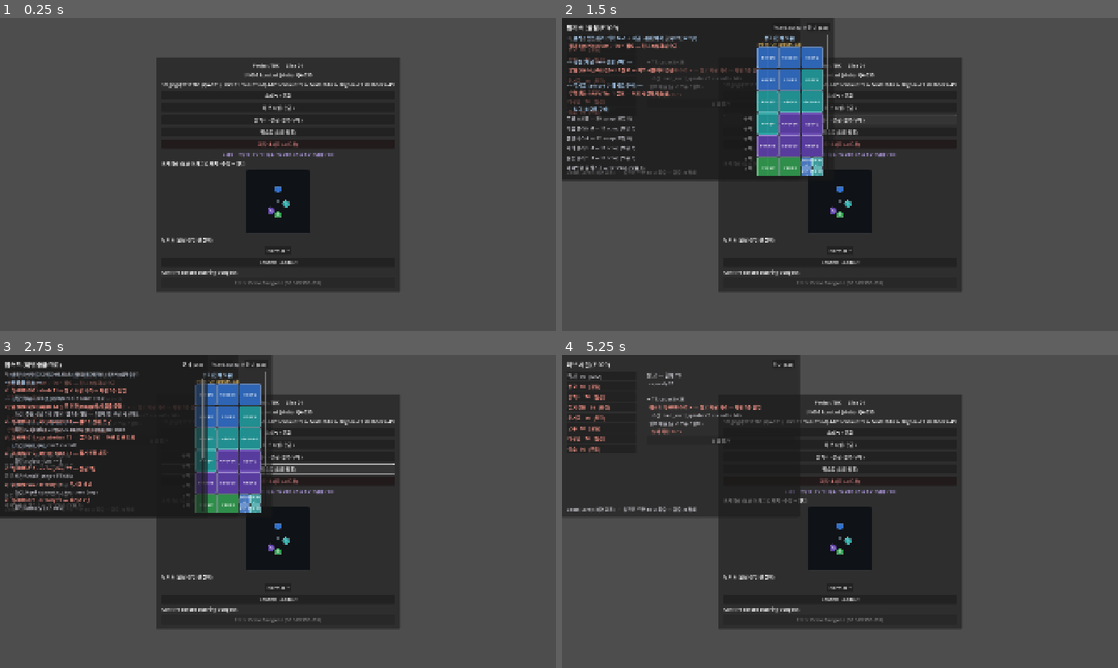
Above: before the commit, frames 1-4 (two rows, left to right).
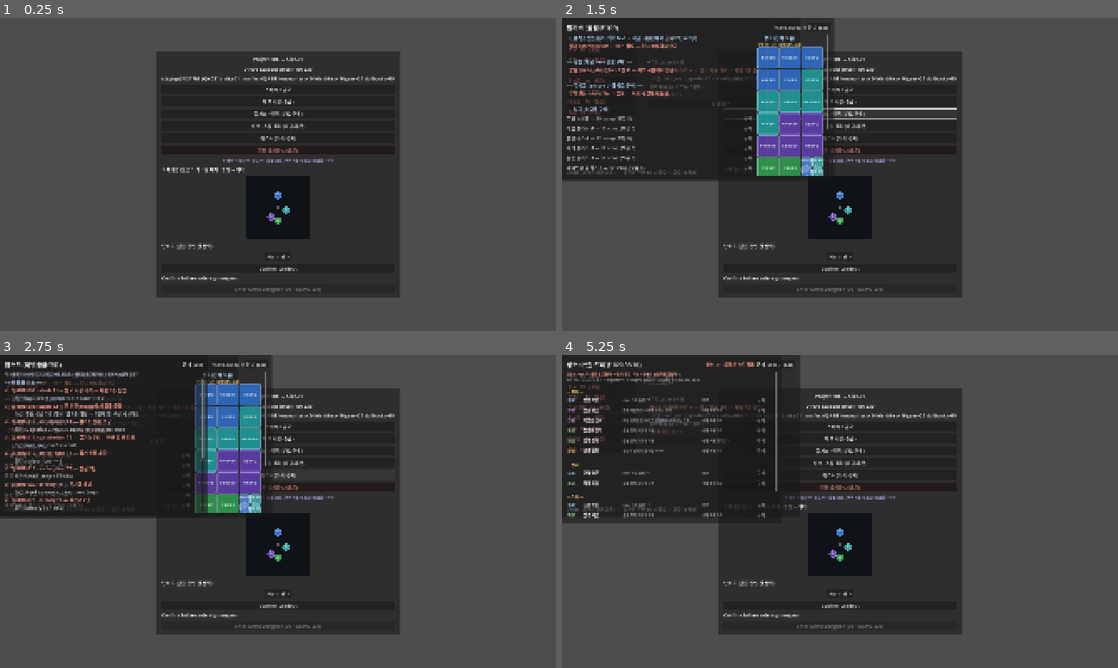
Above: after the commit, the same moments.

Repository: haepari1019/project_tdc_game
Game: Godot game, scene res://scenes/main.tscn
The game is run twice, just before and just after one commit, with the same random seed, the same clock (stepped at 60 frames per second) and the same inputs.
Inputs (mouse positions are in pixels of both pictures, inside the frame that each line leads up to):
- Up to frame 1 (0.25 s): no input
- Up to frame 2 (1.5 s): click "허브 시설 (승급)" at 0.5 s; click "필기소 · 상점 (분석/구매)" at 1.25 s
- Up to frame 3 (2.75 s): click "퀘스트 (의뢰 목록)" at 2 s
- Up to frame 4 (5.25 s): click (840, 461) at 2.75 s, where only the run after the commit has a clickable "성소 · 스킬 트리 (해금/운용)"; click "닫기 (Esc)" at 3.5 s; click "닫기 (Esc)" at 4.25 s; click "닫기 (Esc)" at 5 s

The runs differ from the first frame. In frame 1, 5.4% of the frame differs, in the area x 28-72%, y 10-90%; in frame 2, 4.2%; in frame 3, 4.3%; in frame 4, 8.3%, in the area x 0-72%, y 2-90%.

Commit message:
feat(M3): 스킬 트리 — 노드 4종 + 성소 패널(doctrine 구매 경로) (DRIFT-150)
F-020 §3.10 / F-029 chapel. 구 분석 의뢰(N=3)의 후임 — F-009 §3.9.4가
"분석 UI 제거, 노드 클릭 = 해금"으로 못박았다.

① 노드 4종 — Slot(슬롯+1) · Unlock(AB 모딩·구매 허용) · Upgrade(행동 발전) ·
  Doctrine(파티 운용). Passive 노드는 없다 — CS-1에서 폐기되고 Doctrine이 대체.

② 해금 상태를 HubProfile에 — 별도 오토로드를 안 만들었다. 트리가 대체하는
  shop_listing_unlocked, sink인 금고, 게이트인 chapel Tier가 전부 거기 있다.
  후임을 전임 옆에 두면 한 곳만 보면 된다. is_shop_unlocked는 트리 우선 +
  구 분석 폴백으로 합쳤다(M5까지 공존).

③ 참조 무결성을 로드에서 abort — 노드가 가리키는 AB/doctrine/선행이 없으면
  눌리지 않는 버튼이 생긴다(조용한 실패). 선행 검사는 전부 적재 후 실행.

🐞 ④ 플테 플래그가 게이트를 무력화하고 있었다
  PLAYTEST_TREE_ALL_UNLOCKED를 const로 두니 is_node_unlocked가 항상 true라
  스모크가 트리 로직을 안 타고 전부 통과했다 — 게이트가 아무것도 증명하지
  못하는 상태. var로 바꿔 스모크가 끄고 재게 했다.
  통과하는 게이트보다 무의미한 게이트가 더 위험하다 — 있으면 검증됐다고 믿는다.

⑤ hub_tree_panel 신설 — CS-2 잔여 해소. doctrine을 살 유일한 경로라 이게
  없으면 F-030이 코드에만 있고 게임엔 없다. 구매(재료 차감)와 활성(Identity당
  1개·재배치 자유·환불 없음)을 분리 노출하고 거부 사유를 말로 돌려준다.

기본값(플래그): U6 트리 단위 = 클래스별 · U7 가격 = placeholder. 전부 tuning.
소비처 미배선: Slot → gear_skill_slot_count는 M4.

ci_smoke.sh 12/12 PASS.

Co-Authored-By: Claude Opus 5 (1M context) <noreply@anthropic.com>

Diff:
--- a/data/slice01/id_registry.json
+++ b/data/slice01/id_registry.json
@@ -280,6 +280,21 @@
     "DOC-TNK-02"
   ],
   "_note_doctrine": "F-030 파티 운용 doctrine(DEC-20260813-004) — Identity당 2개·활성 최대 1개. Tank 파일럿만 저작(확장은 QA-032 게이트 통과 후, F-030 OQ-4). 카탈로그 = doctrines.json.",
+  "tree_node_ids": [
+    "TREE-TNK-ROOT",
+    "TREE-DPS-ROOT",
+    "TREE-NUK-ROOT",
+    "TREE-HEA-ROOT",
+    "TREE-TNK-DOC1",
+    "TREE-TNK-DOC2",
+    "TREE-TNK-U1",
+    "TREE-TNK-U2",
+    "TREE-DPS-U1",
+    "TREE-NUK-U1",
+    "TREE-HEA-U1",
+    "TREE-TNK-UP1"
+  ],
+  "_note_tree": "F-020 §3.10 스킬 트리(Phase 4b) — 분석 N=3 해금을 **트리 노드 클릭**으로 교체. 노드 4종(Unlock/Upgrade/Slot/Doctrine); `Passive` 노드는 CS-1에서 폐기. 카탈로그 = skill_tree.json.",
   "blueprint_ids": [
     "DBP-DEMO-001"
   ],
--- /dev/null
+++ b/data/slice01/skill_tree.json
@@ -0,0 +1,43 @@
+{
+  "_ref": "spec F-020 §3.10 (스킬 트리 — Phase 4b) · F-029 `chapel` Tier · I-007 §14.5. **분석 의뢰 N=3 → 트리 노드 클릭 = 해금**으로 교체(F-009 §3.9.4 — 분석 UI 제거). 소비 = 금고 재료(`haul_*`) · (선택) `ward_scrap`.",
+
+  "_note_types": "노드 4종(F-020 §3.10). **`Passive` 노드는 없다** — CS-1(DEC-20260813-003)에서 Passive 슬롯이 폐기되고 그 자리를 `Doctrine`이 받았다.\n  · `Unlock`   — `base_ability_id` 모딩·상점 구매 허용(구 분석 N=3 대체)\n  · `Upgrade`  — 같은 AB의 **행동 발전**(ROLE-001 OPENER→PAYOFF). stat 증폭은 트리가 아니라 **참**이다\n  · `Slot`     — `gear_skill_slot_count` +1 (`smithy` 연동, 소비는 M4)\n  · `Doctrine` — 파티 운용 doctrine 구매(F-030). 구매 이력은 `DoctrineProfile`이 소유",
+
+  "_note_unit": "트리 단위 = **클래스별**(`F-029` chapel 「클래스당 트리 루트」). `F-030` OQ-5(교차 doctrine 별도 노드)는 Deferred라 클래스 안에서만 갈린다. **U6 기본값 — 플래그**.",
+  "_note_cost": "비용은 **placeholder**(U7 · `F-030` OQ-1 · `F-029` 수치 `D-###` 미작성). 금고 재료를 sink로 쓰되 곡선은 플테 후. 전부 tuning.",
+  "_note_playtest": "플테 프로필은 **전 노드 해금 상태로 시드**한다(D4 「전 카탈로그 개방」의 트리판) — 교정한 스킬에 손이 닿아야 한다. `HubProfile.PLAYTEST_TREE_ALL_UNLOCKED`.",
+
+  "node_types": ["Unlock", "Upgrade", "Slot", "Doctrine"],
+
+  "nodes": [
+    { "node_id": "TREE-TNK-ROOT", "class_id": "Tank",   "type": "Slot",     "display_name": "전선 숙련",   "cost": {}, "grants_slot": 1,
+      "desc": "gear 스킬 슬롯 +1", "_ref": "F-020 §3.10 Slot · smithy 연동(소비는 M4)" },
+    { "node_id": "TREE-DPS-ROOT", "class_id": "DPS",    "type": "Slot",     "display_name": "연격 숙련",   "cost": {}, "grants_slot": 1, "desc": "gear 스킬 슬롯 +1" },
+    { "node_id": "TREE-NUK-ROOT", "class_id": "Nuker",  "type": "Slot",     "display_name": "조준 숙련",   "cost": {}, "grants_slot": 1, "desc": "gear 스킬 슬롯 +1" },
+    { "node_id": "TREE-HEA-ROOT", "class_id": "Healer", "type": "Slot",     "display_name": "치유 숙련",   "cost": {}, "grants_slot": 1, "desc": "gear 스킬 슬롯 +1" },
+
+    { "node_id": "TREE-TNK-DOC1", "class_id": "Tank",   "type": "Doctrine", "display_name": "전열 위임",   "doctrine_id": "DOC-TNK-01",
+      "prerequisite": "TREE-TNK-ROOT", "cost": { "haul_ward_splinter": 4 },
+      "desc": "짧게 개입하고 AI에게 넘기는 운용" },
+    { "node_id": "TREE-TNK-DOC2", "class_id": "Tank",   "type": "Doctrine", "display_name": "최전선 고수", "doctrine_id": "DOC-TNK-02",
+      "prerequisite": "TREE-TNK-ROOT", "cost": { "haul_ward_splinter": 4 },
+      "desc": "직접 조작으로 버티고, 복귀해서 터뜨리는 운용" },
+
+    { "node_id": "TREE-TNK-U1",   "class_id": "Tank",   "type": "Unlock",   "display_name": "전방위 방벽", "base_ability_id": "AB-033",
+      "prerequisite": "TREE-TNK-ROOT", "cost": { "haul_ward_splinter": 2 }, "desc": "슬롯 장착·재구매 허용" },
+    { "node_id": "TREE-TNK-U2",   "class_id": "Tank",   "type": "Unlock",   "display_name": "성벽 강타",   "base_ability_id": "AB-034",
+      "prerequisite": "TREE-TNK-U1",   "cost": { "haul_ward_splinter": 3 }, "desc": "슬롯 장착·재구매 허용" },
+    { "node_id": "TREE-DPS-U1",   "class_id": "DPS",    "type": "Unlock",   "display_name": "작열 폭발",   "base_ability_id": "AB-053",
+      "prerequisite": "TREE-DPS-ROOT", "cost": { "haul_ward_splinter": 2 }, "desc": "슬롯 장착·재구매 허용" },
+    { "node_id": "TREE-NUK-U1",   "class_id": "Nuker",  "type": "Unlock",   "display_name": "전격 제압",   "base_ability_id": "AB-030",
+      "prerequisite": "TREE-NUK-ROOT", "cost": { "haul_ward_splinter": 2 }, "desc": "슬롯 장착·재구매 허용" },
+    { "node_id": "TREE-HEA-U1",   "class_id": "Healer", "type": "Unlock",   "display_name": "침묵 결계",   "base_ability_id": "AB-044",
+      "prerequisite": "TREE-HEA-ROOT", "cost": { "haul_ward_splinter": 2 }, "desc": "슬롯 장착·재구매 허용" },
+
+    { "node_id": "TREE-TNK-UP1",  "class_id": "Tank",   "type": "Upgrade",  "display_name": "방벽 심화",   "base_ability_id": "AB-033",
+      "prerequisite": "TREE-TNK-U1", "cost": { "haul_ward_splinter": 5 },
+      "param_override": { "shield": 1.25 },
+      "desc": "전방위 방벽의 흡수량 +25%",
+      "_ref": "F-020 §3.10 Upgrade = **행동 발전**(ROLE-001). 여기선 흡수 상한을 올려 「버티는 창」을 늘린다 — stat 증폭이 아니라 그 스킬의 역할을 깊게 하는 축. 수치는 placeholder." }
+  ]
+}
--- a/scripts/autoload/hub_profile.gd
+++ b/scripts/autoload/hub_profile.gd
@@ -27,6 +27,15 @@
 var party_wiped: int = 0               # 누적 전멸 횟수 (데모 이벤트 퀘스트: 성소 복구 대용)
 var analysis_progress: Dictionary = {} # baseAbilityId -> 분석 의뢰 누적 횟수 (Safe meta, F-009 §3.5)
 var shop_listing_unlocked: Dictionary = {}  # baseAbilityId -> bool (progress >= ANALYSIS_REQUIRED)
+## F-020 §3.10 스킬 트리 — 해금한 노드 id. **구 분석(N=3)의 후임**이라 같은 자리에 둔다:
+## sink(금고 재료)·게이트(chapel Tier)·해금 상태가 전부 여기 모여 있어야 한 곳만 보면 된다.
+## 분석 경로는 M5(F-009 폐기)에서 걷어낸다 — 그때까지 **두 경로가 공존**하되 트리가 우선한다.
+var tree_unlocked: Dictionary = {}   # node_id -> true
+## 플테 — 트리 전 노드 해금(D4 「전 카탈로그 개방」의 트리판). 교정한 스킬에 손이 닿아야 한다.
+## 끄면 chapel 승급 → 재료 소비 → 노드 구매의 실제 곡선이 살아난다. ref: DRIFT-150.
+## **const가 아니라 var다** — 켜 두면 `is_node_unlocked`가 항상 true라 게이트가 **트리 로직을 안 타고
+## 통과해 버린다**(헛된 확신). 스모크가 false로 내려 실제 해금 파생을 검증한다.
+var PLAYTEST_TREE_ALL_UNLOCKED: bool = true
 var ward_scrap: int = 0                # 상점 통화 (D-018 §7.1 placeholder); 추출 성공 시 획득
 var persist: bool = true               # false면 디스크 저장/로드 skip (테스트 인스턴스용 — 실 save 미오염)
 var _q_dirty: bool = false
@@ -57,6 +66,7 @@
 		"hard_cleared": hard_cleared,
 		"analysis_progress": analysis_progress,
 		"shop_listing_unlocked": shop_listing_unlocked,
+		"tree_unlocked": tree_unlocked,
 		"ward_scrap": ward_scrap,
 		"extraction_success": extraction_success,
 		"party_wiped": party_wiped,
@@ -81,6 +91,7 @@
 	hard_cleared = bool(d.get("hard_cleared", false))
 	analysis_progress = d.get("analysis_progress", {})
 	shop_listing_unlocked = d.get("shop_listing_unlocked", {})
+	tree_unlocked = d.get("tree_unlocked", {})
 	ward_scrap = int(d.get("ward_scrap", 0))
 	extraction_success = int(d.get("extraction_success", 0))
 	party_wiped = int(d.get("party_wiped", 0))
@@ -95,6 +106,7 @@
 	hard_cleared = false
 	analysis_progress = {}
 	shop_listing_unlocked = {}
+	tree_unlocked = {}
 	ward_scrap = 0
 	extraction_success = 0
 	party_wiped = 0
@@ -310,8 +322,86 @@
 	return int(analysis_progress.get(base_id, 0))
 
 
+## 이 AB를 슬롯에 끼우거나 상점에서 살 수 있는가. **트리 해금이 정본**이고(F-020 §3.10), 구 분석
+## 경로는 M5까지 남는 폴백이다 — 둘 중 하나만 열려도 허용(마이그레이션 중 잠기는 걸 막는다).
 func is_shop_unlocked(base_id: String) -> bool:
-	return bool(shop_listing_unlocked.get(base_id, false))
+	return is_ability_unlocked(base_id) or bool(shop_listing_unlocked.get(base_id, false))
+
+
+# --- F-020 §3.10 스킬 트리 -----------------------------------------------------
+
+func is_node_unlocked(node_id: String) -> bool:
+	return PLAYTEST_TREE_ALL_UNLOCKED or bool(tree_unlocked.get(node_id, false))
+
+
+## 트리로 이 AB가 열렸는가 — `Unlock` 노드가 가리키는 `base_ability_id`.
+func is_ability_unlocked(base_id: String) -> bool:
+	if base_id == "":
+		return false
+	for row in Slice01Data.get_tree_nodes():
+		if String(row.get("type", "")) == "Unlock" and String(row.get("base_ability_id", "")) == base_id:
+			if is_node_unlocked(String(row.get("node_id", ""))):
+				return true
+	return false
+
+
+## 트리로 확보한 추가 gear 슬롯 수(`Slot` 노드 합). M4의 `gear_skill_slot_count`가 소비한다.
+func tree_slot_bonus(class_id: String) -> int:
+	var n := 0
+	for row in Slice01Data.get_tree_nodes():
+		if String(row.get("type", "")) == "Slot" and String(row.get("class_id", "")) == class_id 				and is_node_unlocked(String(row.get("node_id", ""))):
+			n += int(row.get("grants_slot", 0))
+	return n
+
+
+## 이 AB에 걸린 `Upgrade` 파라미터 배율 합성({} = 없음). 행동 발전은 AB 소비처가 해석한다.
+func ability_upgrades(base_id: String) -> Dictionary:
+	var out: Dictionary = {}
+	for row in Slice01Data.get_tree_nodes():
+		if String(row.get("type", "")) != "Upgrade" or String(row.get("base_ability_id", "")) != base_id:
+			continue
+		if not is_node_unlocked(String(row.get("node_id", ""))):
+			continue
+		for k in (row.get("param_override", {}) as Dictionary):
+			out[k] = float(out.get(k, 1.0)) * float(row["param_override"][k])
+	return out
+
+
+## 노드 구매 가능 판정 — chapel 게이트 · 선행 노드 · 금고 재료. {ok} 또는 {ok:false, reason}.
+func tree_check(node_id: String) -> Dictionary:
+	var row: Dictionary = Slice01Data.get_tree_node(node_id)
+	if row.is_empty():
+		return {"ok": false, "reason": "unknown"}
+	if bool(tree_unlocked.get(node_id, false)):
+		return {"ok": false, "reason": "already"}
+	if facility_tier("chapel") < 1:
+		return {"ok": false, "reason": "facility"}   # F-029 — chapel T0 = 트리 Locked
+	var pre := String(row.get("prerequisite", ""))
+	if pre != "" and not bool(tree_unlocked.get(pre, false)):
+		return {"ok": false, "reason": "prereq"}
+	for mat in (row.get("cost", {}) as Dictionary):
+		if vault_count(String(mat)) < int(row["cost"][mat]):
+			return {"ok": false, "reason": "haul"}
+	return {"ok": true}
+
+
+## 노드 구매 — 재료를 **금고에서** 뺀다(sink 경쟁, I-007 §14.6). `Doctrine` 노드는 구매 이력을
+## `DoctrineProfile`이 소유하므로 그쪽에도 남긴다. **환불 없음**(F-030 §3.2).
+func tree_buy(node_id: String) -> Dictionary:
+	var chk := tree_check(node_id)
+	if not bool(chk.get("ok", false)):
+		return chk
+	var row: Dictionary = Slice01Data.get_tree_node(node_id)
+	for mat in (row.get("cost", {}) as Dictionary):
+		remove_haul(String(mat), int(row["cost"][mat]))
+	tree_unlocked[node_id] = true
+	if String(row.get("type", "")) == "Doctrine":
+		var dp := get_node_or_null("/root/DoctrineProfile")
+		if dp != null:
+			dp.mark_purchased(String(row.get("doctrine_id", "")))
+	save_profile()
+	economy_changed.emit()
+	return {"ok": true}
 
 
 func scrap() -> int:
--- a/scripts/autoload/slice01_data.gd
+++ b/scripts/autoload/slice01_data.gd
@@ -25,6 +25,7 @@
 const MANASTONES_PATH := SLICE01_DIR + "manastones.json"         # F-009 §3.8 마석 — 슬롯 스킬 시전 소모
 const CHARMS_PATH := SLICE01_DIR + "charms.json"                 # F-010 §3.11 참 — 인벤 점유 stat 오오라
 const DOCTRINES_PATH := SLICE01_DIR + "doctrines.json"           # F-030 / D-021 파티 운용 doctrine
+const SKILL_TREE_PATH := SLICE01_DIR + "skill_tree.json"         # F-020 §3.10 스킬 트리(해금·업그레이드·슬롯·doctrine)
 
 var _loaded: bool = false
 var _manifest: Dictionary = {}
@@ -60,6 +61,8 @@
 var _charm_doc: Dictionary = {}       # 문서 전체(starter_grant)
 var _doctrines: Dictionary = {}       # doctrineId -> row (F-030 / D-021)
 var _doctrine_doc: Dictionary = {}    # 문서 전체(control_contexts / payoff_kinds enum)
+var _tree: Dictionary = {}            # nodeId -> row (F-020 §3.10)
+var _tree_doc: Dictionary = {}        # 문서 전체(node_types enum)
 var _haul_drops: Dictionary = {}      # encounterId -> [{haul, qty, chance}] (HUB-COR-000 §3)
 
 
@@ -376,6 +379,24 @@
 	return _doctrines.get(id, {})
 
 
+# --- 스킬 트리 (F-020 §3.10) --------------------------------------------------
+
+func get_tree_node(id: String) -> Dictionary:
+	return _tree.get(id, {})
+
+
+func get_tree_nodes() -> Array:
+	return _tree.values()
+
+
+func tree_nodes_for_class(class_id: String) -> Array:
+	var out: Array = []
+	for row in _tree.values():
+		if String(row.get("class_id", "")) == class_id:
+			out.append(row)
+	return out
+
+
 func get_doctrine_rows() -> Array:
 	return _doctrines.values()
 
@@ -479,6 +500,7 @@
 	var manastones_doc := _read_json_dict(MANASTONES_PATH, "manastones", errors)
 	var charms_doc := _read_json_dict(CHARMS_PATH, "charms", errors)
 	var doctrines_doc := _read_json_dict(DOCTRINES_PATH, "doctrines", errors)
+	var tree_doc := _read_json_dict(SKILL_TREE_PATH, "skill_tree", errors)
 	_display = _read_json_dict(DISPLAY_NAMES_PATH, "display_names", errors)   # UI 라벨(검증 없음 — gameplay 아님)
 
 	if errors.is_empty():
@@ -490,6 +512,7 @@
 		_parse_manastones(manastones_doc, errors)
 		_parse_charms(charms_doc, errors)
 		_parse_doctrines(doctrines_doc, errors)
+		_parse_tree(tree_doc, errors)
 		_parse_enemy_basics(enemy_basics_doc, errors)
 		_parse_patterns(patterns_doc, errors)
 		_parse_enemies(enemies_doc, errors)
@@ -698,6 +721,42 @@
 
 ## Hub (F-029/D-029): 시설 Tier 표 · 승급 퀘스트 · haul 카탈로그. ID는 id_registry로 검증;
 ## 시설 Tier 행의 quest/haul 참조도 등록 ID인지 검증(armory catalog gear는 GEAR-COR-000 후속이라 미검증).
+## 스킬 트리 — id_registry 1:1 + **참조 무결성**. 노드가 가리키는 AB·doctrine·선행 노드가 실재하지
+## 않으면 트리에 **눌리지 않는 버튼**이 생긴다(= 조용한 실패). 이 레포가 세 번 당한 유형이라 로드에서 막는다.
+func _parse_tree(doc: Dictionary, errors: Array[String]) -> void:
+	_tree.clear()
+	_tree_doc = doc
+	var allowed: Array = _registry_list("tree_node_ids")
+	var types: Array = doc.get("node_types", [])
+	var seen: Array = []
+	for row in doc.get("nodes", []):
+		if typeof(row) != TYPE_DICTIONARY:
+			continue
+		var nid := String(row.get("node_id", ""))
+		IdValidate.require_id(nid, allowed, "tree_node_id", errors)
+		var ty := String(row.get("type", ""))
+		if not types.has(ty):
+			errors.append("skill_tree.json %s: type '%s' 미정의 (%s)" % [nid, ty, str(types)])
+		match ty:
+			"Unlock", "Upgrade":
+				var ab := String(row.get("base_ability_id", ""))
+				if get_skillbook_master(ab).is_empty():
+					errors.append("skill_tree.json %s: base_ability_id '%s' 카탈로그 부재" % [nid, ab])
+			"Doctrine":
+				if not _doctrines.has(String(row.get("doctrine_id", ""))):
+					errors.append("skill_tree.json %s: doctrine_id '%s' 부재" % [nid, row.get("doctrine_id", "")])
+			"Slot":
+				if int(row.get("grants_slot", 0)) <= 0:
+					errors.append("skill_tree.json %s: Slot 노드인데 grants_slot 없음" % nid)
+		_tree[nid] = row
+		seen.append(nid)
+	# 선행 노드는 **전부 적재된 뒤** 검사한다(정의 순서에 의존하지 않게).
+	for nid2 in _tree:
+		var pre := String((_tree[nid2] as Dictionary).get("prerequisite", ""))
+		if pre != "" and not seen.has(pre):
+			errors.append("skill_tree.json %s: prerequisite '%s' 부재" % [nid2, pre])
+
+
 ## doctrine 카탈로그 — id_registry `doctrine_ids` 1:1 + **D-021 §6 하드 제약 검증**.
 ## 스펙이 "검증기로 걸 것"이라 명시한 제약들이라 **로드 시 abort**로 강제한다 — 저작 실수가
 ## 런타임까지 살아 나가면 doctrine이 조용히 안 걸리거나(icd 누락) 대전제를 깬다(controlContext 누출).
--- a/scripts/main.gd
+++ b/scripts/main.gd
@@ -13,6 +13,7 @@
 const HubFacilitiesPanel := preload("res://scripts/ui/hub_facilities_panel.gd")  # UI-029 시설 승급
 const HubEconomyPanel := preload("res://scripts/ui/hub_economy_panel.gd")        # F-009 분석·상점
 const HubQuestPanel := preload("res://scripts/ui/hub_quest_panel.gd")            # F-029 §3.3 퀘스트 로그
+const HubTreePanel := preload("res://scripts/ui/hub_tree_panel.gd")              # F-020 §3.10 스킬 트리(성소)
 
 @onready var _status: Label = $Panel/Margin/VBox/Status
 @onready var _loadout: VBoxContainer = $Panel/Margin/VBox/LoadoutStub
@@ -90,6 +91,15 @@
 	economy_panel.closed.connect(func() -> void: _stash_src.items = _build_stash_items())
 	$Panel/Margin/VBox.add_child(economy_btn)
 	$Panel/Margin/VBox.move_child(economy_btn, _loadout.get_index())
+	# F-020 §3.10 성소 스킬 트리 — 해금/발전/슬롯/**doctrine 구매**. 구 분석 의뢰 UI의 후임.
+	# doctrine을 살 수 있는 **유일한 경로**라 이게 없으면 F-030이 코드에만 있고 게임엔 없다.
+	var tree_panel := HubTreePanel.new()
+	add_child(tree_panel)
+	var tree_btn := Button.new()
+	tree_btn.text = "성소 · 스킬 트리 (해금/운용)"
+	tree_btn.pressed.connect(tree_panel.open_panel)
+	$Panel/Margin/VBox.add_child(tree_btn)
+	$Panel/Margin/VBox.move_child(tree_btn, _loadout.get_index())
 	# F-029 §3.3 퀘스트 로그 — 승급 의뢰 전체 + 완료 조건 확인. 풀스크린 오버레이.
 	var quest_panel := HubQuestPanel.new()
 	add_child(quest_panel)
--- /dev/null
+++ b/scripts/ui/hub_tree_panel.gd
@@ -0,0 +1,211 @@
+extends Control
+## F-020 §3.10 스킬 트리 패널 (`chapel` · `UI-029` 건물 패널) — **분석 의뢰 UI의 후임**.
+## 구 F-009는 「같은 책 3권 제출 → 해금」이었고(`F-009` §3.9.4에서 폐기), 이제는 **노드 클릭 = 해금**이다.
+## 소비는 금고 재료(`hubVault`) — 시설 승급과 **같은 재료를 두고 경쟁**한다(`I-007` §14.6 sink 경쟁).
+##
+## 노드 4종(`Passive`는 CS-1에서 폐기):
+##   `Slot`(gear 슬롯 +1) · `Unlock`(AB 모딩·구매 허용) · `Upgrade`(행동 발전) · `Doctrine`(파티 운용, `F-030`)
+##
+## **`Doctrine` 노드가 유일한 doctrine 구매 경로다** — 이 패널이 없으면 `DoctrineProfile`이 영원히
+## 중립이라 `F-030`이 코드에만 있고 게임엔 없는 상태가 된다(CS-2 잔여였다).
+
+const OK := Color(0.62, 1.0, 0.62)
+const BAD := Color(1.0, 0.6, 0.55)
+const DIM := Color(0.62, 0.62, 0.66)
+const ACCENT := Color(1.0, 0.81, 0.42)
+
+## 노드 유형별 색 — 트리에서 "무엇을 사는 중인가"가 한눈에 갈리게.
+const TYPE_COLOR := {
+	"Slot": Color(0.62, 0.86, 1.0), "Unlock": Color(0.70, 0.90, 0.70),
+	"Upgrade": Color(1.0, 0.85, 0.45), "Doctrine": Color(0.85, 0.70, 1.0),
+}
+const TYPE_KO := {"Slot": "슬롯", "Unlock": "해금", "Upgrade": "발전", "Doctrine": "운용"}
+
+signal closed
+
+var _body: VBoxContainer
+var _header: Label
+@onready var _hub: Node = get_node_or_null("/root/HubProfile")
+@onready var _doc: Node = get_node_or_null("/root/DoctrineProfile")
+
+
+func _ready() -> void:
+	set_anchors_preset(Control.PRESET_FULL_RECT)
+	visible = false
+	var dim := ColorRect.new()
+	dim.color = Color(0, 0, 0, 0.85)
+	dim.set_anchors_preset(Control.PRESET_FULL_RECT)
+	dim.mouse_filter = Control.MOUSE_FILTER_STOP
+	add_child(dim)
+
+	var center := CenterContainer.new()
+	center.set_anchors_preset(Control.PRESET_FULL_RECT)
+	center.mouse_filter = Control.MOUSE_FILTER_IGNORE
+	add_child(center)
+	var win := PanelContainer.new()
+	win.custom_minimum_size = Vector2(760, 580)
+	center.add_child(win)
+	var margin := MarginContainer.new()
+	for sd in ["margin_left", "margin_right", "margin_top", "margin_bottom"]:
+		margin.add_theme_constant_override(sd, 16)
+	win.add_child(margin)
+	var root := VBoxContainer.new()
+	root.add_theme_constant_override("separation", 8)
+	margin.add_child(root)
+
+	var bar := HBoxContainer.new()
+	root.add_child(bar)
+	var title := Label.new()
+	title.text = "성소 · 스킬 트리 (F-020 §3.10)"
+	title.add_theme_font_size_override("font_size", 20)
+	title.size_flags_horizontal = Control.SIZE_EXPAND_FILL
+	bar.add_child(title)
+	_header = Label.new()
+	_header.add_theme_font_size_override("font_size", 13)
+	bar.add_child(_header)
+	var close := Button.new()
+	close.text = "닫기 (Esc)"
+	close.pressed.connect(close_panel)
+	bar.add_child(close)
+
+	var scroll := ScrollContainer.new()
+	scroll.size_flags_vertical = Control.SIZE_EXPAND_FILL
+	root.add_child(scroll)
+	_body = VBoxContainer.new()
+	_body.add_theme_constant_override("separation", 3)
+	_body.size_flags_horizontal = Control.SIZE_EXPAND_FILL
+	scroll.add_child(_body)
+
+	if _hub != null and _hub.has_signal("economy_changed"):
+		_hub.economy_changed.connect(_refresh)
+
+
+func open_panel() -> void:
+	visible = true
+	_refresh()
+
+
+func close_panel() -> void:
+	visible = false
+	closed.emit()
+
+
+func _unhandled_input(event: InputEvent) -> void:
+	if visible and event.is_action_pressed("ui_cancel"):
+		close_panel()
+		get_viewport().set_input_as_handled()
+
+
+func _refresh() -> void:
+	if _body == null or _hub == null:
+		return
+	for c in _body.get_children():
+		c.queue_free()
+	var tier: int = int(_hub.facility_tier("chapel"))
+	var uncapped: bool = bool(_hub.PLAYTEST_TREE_ALL_UNLOCKED)
+	_header.text = "성소 T%d%s" % [tier, "  ·  (플테: 전 노드 해금)" if uncapped else ""]
+	_header.modulate = ACCENT if tier >= 1 else BAD
+	if tier < 1:
+		_line("성소(chapel)가 아직 안 열렸다 — 트리 잠김. 허브 시설에서 승급하면 열린다.", BAD)
+		_line("성소 T0 = doctrine 0 = **중립 성장**. 그 상태로도 클리어는 성립해야 한다(QA-032 §2.1).", DIM)
+	for cls in ["Tank", "DPS", "Nuker", "Healer"]:
+		var rows: Array = Slice01Data.tree_nodes_for_class(cls)
+		if rows.is_empty():
+			continue
+		_line("\n── %s ──" % Slice01Data.get_role_label(cls), ACCENT)
+		for row in rows:
+			_node_row(row, cls)
+
+
+func _node_row(row: Dictionary, cls: String) -> void:
+	var nid := String(row.get("node_id", ""))
+	var ty := String(row.get("type", ""))
+	var bought: bool = bool(_hub.tree_unlocked.get(nid, false))
+	var chk: Dictionary = _hub.tree_check(nid)
+	var hb := HBoxContainer.new()
+	hb.add_theme_constant_override("separation", 6)
+	_body.add_child(hb)
+
+	var tag := Label.new()
+	tag.text = "[%s]" % TYPE_KO.get(ty, ty)
+	tag.custom_minimum_size = Vector2(52, 0)
+	tag.modulate = TYPE_COLOR.get(ty, DIM)
+	tag.add_theme_font_size_override("font_size", 12)
+	hb.add_child(tag)
+
+	var name_l := Label.new()
+	name_l.text = String(row.get("display_name", nid))
+	name_l.custom_minimum_size = Vector2(130, 0)
+	name_l.add_theme_font_size_override("font_size", 13)
+	hb.add_child(name_l)
+
+	var desc := Label.new()
+	desc.text = String(row.get("desc", ""))
+	desc.size_flags_horizontal = Control.SIZE_EXPAND_FILL
+	desc.modulate = DIM
+	desc.add_theme_font_size_override("font_size", 12)
+	hb.add_child(desc)
+
+	var cost_l := Label.new()
+	cost_l.text = _cost_text(row.get("cost", {}))
+	cost_l.custom_minimum_size = Vector2(150, 0)
+	cost_l.add_theme_font_size_override("font_size", 12)
+	cost_l.modulate = OK if bool(chk.get("ok", false)) else DIM
+	hb.add_child(cost_l)
+
+	if bought:
+		var got := Label.new()
+		got.text = "✔ 해금"
+		got.custom_minimum_size = Vector2(96, 0)
+		got.modulate = OK
+		hb.add_child(got)
+		# Doctrine 노드는 구매만으로 끝이 아니다 — **활성은 별도**(Identity당 1개, 재배치 자유·환불 없음).
+		if ty == "Doctrine" and _doc != null:
+			var did := String(row.get("doctrine_id", ""))
+			var on: bool = String(_doc.active.get(cls, "")) == did
+			var act := Button.new()
+			act.text = "활성 해제" if on else "활성"
+			act.modulate = ACCENT if on else Color(1, 1, 1)
+			act.pressed.connect(func() -> void:
+				_doc.set_active(cls, "" if on else did)
+				_refresh())
+			hb.add_child(act)
+	else:
+		var buy := Button.new()
+		buy.text = "구매"
+		buy.custom_minimum_size = Vector2(96, 0)
+		buy.disabled = not bool(chk.get("ok", false))
+		buy.tooltip_text = _reason_text(String(chk.get("reason", "")))
+		buy.pressed.connect(func() -> void:
+			_hub.tree_buy(nid)
+			_refresh())
+		hb.add_child(buy)
+
+
+func _cost_text(cost: Dictionary) -> String:
+	if cost.is_empty():
+		return "무료"
+	var parts: Array = []
+	for m in cost:
+		var have: int = int(_hub.vault_count(String(m)))
+		var need := int(cost[m])
+		parts.append("%s %d/%d" % [Slice01Data.get_haul_material(String(m)).get("display", m), have, need])
+	return " · ".join(parts)
+
+
+## 거부 사유를 **말로** 돌려준다 — 비활성 버튼만 있고 이유가 없으면 "왜 못 사지"가 남는다.
+func _reason_text(reason: String) -> String:
+	match reason:
+		"facility": return "성소(chapel) T1 필요 — 허브 시설에서 승급"
+		"prereq":   return "선행 노드를 먼저 해금해야 한다"
+		"haul":     return "금고 재료 부족 — 런에서 회수해 입금"
+		"already":  return "이미 해금됨 (환불 없음 — F-030 §3.2)"
+		_:          return ""
+
+
+func _line(text: String, col: Color) -> void:
+	var l := Label.new()
+	l.text = text
+	l.modulate = col
+	l.add_theme_font_size_override("font_size", 12)
+	_body.add_child(l)
--- a/tools/hub_smoke.gd
+++ b/tools/hub_smoke.gd
@@ -310,6 +310,46 @@
 	_expect(not OS_.MOVE_MULT.has("Taunted") and not OS_.ATK_MULT.has("Taunted"),
 		"Taunted — 이동·공속 미개입(어그로는 threat/floor 소관)")
 
+	# ②g 스킬 트리 (M3 · F-020 §3.10) — 게이트·선행·재료·해금 파생.
+	# 참조 무결성(노드→AB/doctrine/선행)은 Slice01Data 로드가 이미 abort시킨다(여기 왔다 = 통과).
+	_expect(sd.get_tree_nodes().size() >= 10, "트리 카탈로그 %d노드" % sd.get_tree_nodes().size())
+	_expect(sd.tree_nodes_for_class("Tank").size() >= 4, "클래스별 트리 — Tank 노드 존재(U6 클래스 단위)")
+	var hp2 = load("res://scripts/autoload/hub_profile.gd").new()
+	hp2.persist = false
+	for f2 in hp2.FACILITY_IDS:
+		hp2.facilities[f2] = 0
+	hp2.tree_unlocked = {}
+	_expect(String(hp2.tree_check("TREE-TNK-DOC1").get("reason", "")) == "facility", "트리 — chapel T0 잠김(F-029)")
+	hp2.facilities["chapel"] = 1
+	_expect(String(hp2.tree_check("TREE-TNK-DOC1").get("reason", "")) == "prereq", "트리 — 선행 노드 미해금 차단")
+	_expect(bool(hp2.tree_check("TREE-TNK-ROOT").get("ok", false)), "트리 — 루트는 무비용 즉시 가능")
+	_expect(bool(hp2.tree_buy("TREE-TNK-ROOT").get("ok", false)), "루트 구매")
+	_expect(String(hp2.tree_check("TREE-TNK-DOC1").get("reason", "")) == "haul", "트리 — 재료 부족 차단")
+	hp2.add_haul("haul_ward_splinter", 4)
+	_expect(bool(hp2.tree_buy("TREE-TNK-DOC1").get("ok", false)), "재료 충족 → doctrine 노드 구매")
+	_expect(hp2.vault_count("haul_ward_splinter") == 0, "구매 시 금고 재료 차감(sink)")
+	_expect(String(hp2.tree_check("TREE-TNK-DOC1").get("reason", "")) == "already", "재구매 차단(환불 없음)")
+	# 파생 — Slot 보너스 · Unlock → AB 해금 · Upgrade 배율.
+	# ⚠️ 플테 플래그를 **끄고** 잰다 — 켜 두면 is_node_unlocked가 항상 true라 트리 로직을 안 타고
+	# 전부 통과한다(게이트가 아무것도 증명하지 못한다).
+	hp2.PLAYTEST_TREE_ALL_UNLOCKED = false
+	_expect(not hp2.is_ability_unlocked("AB-033"), "미해금 AB는 잠김(플래그 off 기준)")
+	_expect(hp2.tree_slot_bonus("Tank") == 1, "Slot 노드 → gear 슬롯 +1 (루트 구매분, M4가 소비)")
+	_expect(hp2.tree_slot_bonus("DPS") == 0, "다른 클래스 Slot은 미해금 → 0")
+	hp2.tree_unlocked["TREE-TNK-U1"] = true
+	_expect(hp2.is_ability_unlocked("AB-033"), "Unlock 노드 해금 → AB 열림")
+	_expect(hp2.is_shop_unlocked("AB-033"), "트리 해금이 상점 해금을 겸한다(구 분석 대체)")
+	_expect(hp2.ability_upgrades("AB-033").is_empty(), "Upgrade 미해금 → 배율 없음")
+	hp2.tree_unlocked["TREE-TNK-UP1"] = true
+	_expect(is_equal_approx(float(hp2.ability_upgrades("AB-033").get("shield", 0.0)), 1.25), "Upgrade 해금 → 파라미터 배율")
+	# 플래그 on = **노드가 있는** 것이 전부 열린다. 노드 없는 AB는 여전히 잠긴다(그게 맞다 —
+	# 플래그는 "구매를 건너뛴다"이지 "카탈로그에 없는 걸 만든다"가 아니다).
+	_expect(not hp2.is_ability_unlocked("AB-034"), "AB-034 — 노드 미해금 상태")
+	hp2.PLAYTEST_TREE_ALL_UNLOCKED = true
+	_expect(hp2.is_ability_unlocked("AB-034"), "플테 플래그 on → 노드 있는 AB 전부 해금(D4 트리판)")
+	_expect(not hp2.is_ability_unlocked("AB-999"), "플래그 on이어도 노드 없는 AB는 잠김")
+	hp2.free()
+
 	# ③ 샌드박스 픽스처 — dev 툴이지만 유저의 실제 체감 무대라 낡으면 "그 스킬 안 나오는데?"가 된다.
 	var sandbox = load("res://scripts/dev/combat_sandbox.gd")
 	for cls in sandbox.SANDBOX_SUBS:
Not shown, added: scripts/ui/hub_tree_panel.gd.uid
Not shown, changed: docs/SPEC_DRIFT.md
Not shown, changed: docs/plan/P4b_WORK_ORDER.md
